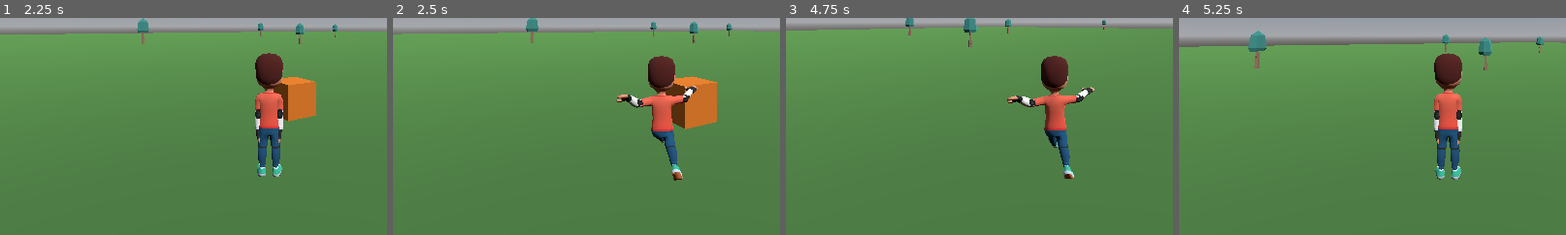
Above: before the commit, frames 1-4 (left to right).
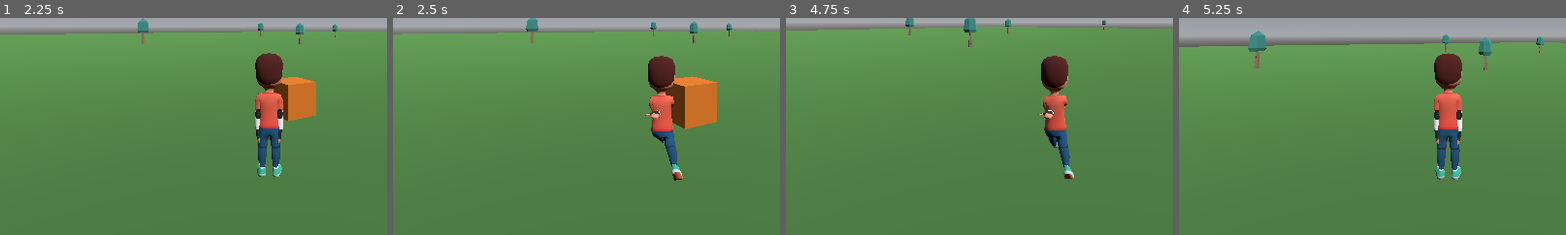
Above: after the commit, the same moments.

Repository: BigBang1010101010/game12
Game: Godot game, scene res://scenes/character_select.tscn
Two runs of this game, one before a commit and one after it. Both use one fixed random seed, a clock stepped at 60 frames per second and the inputs below.
Inputs (mouse positions are % of the whole screen's width and height, from its top left):
- Up to frame 1 (2.25 s): click "Personaje 1" at 0.5 s; tap Enter at 1.25 s; move the mouse to (55, 50) at 1.27 s; hold W (move_forward) from 1.28 s (still down); tap Space (jump) at 1.35, 1.52, 1.82 s; click (55, 50) at 1.42 s; move the mouse to (45, 50) at 2.02 s; tap E (interact) at 2.1 s
- Up to frame 2 (2.5 s): keep holding W (move_forward); tap Space (jump) at 2.27, 2.3 s
- Up to frame 3 (4.75 s): keep holding W (move_forward); tap Space (jump) at 2.57, 3.05, 3.6, 3.77, 4.07, 4.52, 4.55 s; tap E (interact) at 2.75 s; move the mouse to (52, 48) at 2.77 s; tap Shift at 2.85 s; move the mouse to (49, 52) at 3.52 s; click (49, 52) at 3.67 s; move the mouse to (57, 51) at 4.27 s; hold E (interact) from 4.28 s (still down)
- Up to frame 4 (5.25 s): keep holding W (move_forward); tap Space (jump) at 4.82 s; move the mouse to (42, 49) at 5.02 s; release E (interact) at 5.03 s; tap Shift at 5.1 s
The pictures show only the part of the screen within x 15-65%, y 50-100%; the shares and areas given below are measured in that part.

Frame 1 is identical in both runs. In frame 2, 0.7% of the frame differs, in the area x 57-79%, y 31-47%; in frame 3, 0.7%, in the area x 57-80%, y 31-47%; in frame 4, nothing differs.

Commit message:
Fix run's broken arm swing - the "when you move" part of the T-pose report
Your report ("cuando entras si se ve bien pero cuando te mueves no")
pinpointed exactly what the last fix missed: idle/jump were genuinely
fixed (confirmed, arms hang naturally at spawn and standing still), but
"run" was deliberately left untouched, on the assumption its own
keyframe data was fine since it has real motion (51-91 degrees, unlike
idle/jump's 1-8). Rendering it now (I couldn't check this earlier - see
below) shows that assumption was wrong: run's retargeted arms bent
sharply with hands raised near the head through most of the cycle, not
a natural running swing.

Root cause: the delta-quaternion retargeting formula only corrects for
source and target disagreeing on what "zero rotation" is - it does NOT
correct for them disagreeing on which axis a bone's local rotation
happens around. That mismatch is invisible at idle/jump's few-degree
motions (which is why the arms-down fix, built and verified the same
way, worked cleanly) but very visible at run's 50-90 degree swings.

Fix: for run's arm-chain bones specifically, resample the source clip's
own posed arm/forearm/hand positions across the whole cycle - using
Godot's normal scene-tree FK via the source's own embedded
AnimationPlayer, so no hand-rolled forward-kinematics was needed - and
at each sample, compute the target rotation that makes the target bone
point the same real-world direction the source bone is actually
pointing at that moment (same world-direction-matching technique as the
arms-down fix, just resampled continuously instead of held static).
This works with real 3D positions in a shared world frame instead of
comparing raw quaternions between the two rigs, so it's immune to the
axis-convention mismatch that broke the naive approach. Legs and torso
are untouched (checked visually - they already looked fine; the report
was specifically about arms).

I still can't reach the deployed URL to check pixel-for-pixel - this
environment's network proxy rejects both github.io and the Actions
artifact storage (blob.core.windows.net) with 403, which per the
proxy's own guidance is a policy boundary, not a certificate problem to
route around. So this is verified as before: numerically
(verify_animations.gd passes, run's arms now hold 58-63 degrees
instead of swinging into the 0-127 degree range that produced the bent-
up-to-the-head look) and visually, with real OpenGL rendering (Xvfb +
chrome-linux via Playwright was how I confirmed I could not reach the
live site; Xvfb + Godot's own opengl3 driver is how these screenshots
were taken) through the actual character_select -> main.tscn -> held
move_right flow, not synthetic animation seeks: the rendered result is
a normal-looking running stride, leg kicked back, arm swinging forward,
not the raised-arms pose from before this commit.

Diff:
--- a/scripts/character_rig.gd
+++ b/scripts/character_rig.gd
@@ -45,11 +45,12 @@
 	for i in skeleton.get_bone_count():
 		bone_names[skeleton.get_bone_name(i)] = true
 
-	var arm_pose_override := _compute_arms_down_reference(skeleton)
+	var static_arms_down := _compute_arms_down_reference(skeleton)
+	var run_arm_animated := _compute_run_arm_animated_reference(skeleton)
 
 	var library := AnimationLibrary.new()
 	for anim_name in ANIM_PATHS:
-		var override := arm_pose_override if anim_name != "run" else {}
+		var override := run_arm_animated if anim_name == "run" else static_arms_down
 		var anim := _load_and_retarget(ANIM_PATHS[anim_name], bone_names, skeleton, override)
 		if anim:
 			library.add_animation(anim_name, anim)
@@ -70,10 +71,10 @@
 ## via skeleton.global_transform before comparing against any rest-pose
 ## direction vectors, which are already in that same local space.
 static func _compute_arms_down_reference(skeleton: Skeleton3D) -> Dictionary:
-	var result := {}
 	var world_to_skel: Basis = skeleton.global_transform.basis.inverse()
 	var target_dir: Vector3 = (world_to_skel * Vector3(0, -1, 0)).normalized()
 
+	var result := {}
 	for side in ARM_CHAIN_SIDES:
 		var arm_idx := skeleton.find_bone(side + "Arm")
 		var forearm_idx := skeleton.find_bone(side + "ForeArm")
@@ -84,26 +85,124 @@
 		var arm_rest: Transform3D = skeleton.get_bone_global_rest(arm_idx)
 		var forearm_rest: Transform3D = skeleton.get_bone_global_rest(forearm_idx)
 		var hand_rest: Transform3D = skeleton.get_bone_global_rest(hand_idx)
-
 		var arm_dir: Vector3 = (forearm_rest.origin - arm_rest.origin).normalized()
 		var forearm_dir: Vector3 = (hand_rest.origin - forearm_rest.origin).normalized()
 
-		var arm_correction: Quaternion = Quaternion(arm_dir, target_dir)
-		var arm_new_global: Quaternion = arm_correction * arm_rest.basis.get_rotation_quaternion()
-
-		var parent_idx := skeleton.get_bone_parent(arm_idx)
-		var parent_rot: Quaternion = skeleton.get_bone_global_rest(parent_idx).basis.get_rotation_quaternion()
-		result[side + "Arm"] = parent_rot.inverse() * arm_new_global
-
-		# Forearm aims at the same target (keeps the whole arm straight),
-		# converted to local relative to the upper arm's NEW corrected
-		# global rotation (not its rest) since that's its actual parent
-		# pose now.
-		var forearm_correction: Quaternion = Quaternion(forearm_dir, target_dir)
-		var forearm_new_global: Quaternion = forearm_correction * forearm_rest.basis.get_rotation_quaternion()
-		result[side + "ForeArm"] = arm_new_global.inverse() * forearm_new_global
+		var pose := _point_arm_at(skeleton, arm_idx, arm_rest, arm_dir, forearm_rest, forearm_dir, target_dir, target_dir)
+		result[side + "Arm"] = pose[0]
+		result[side + "ForeArm"] = pose[1]
 
 	return result
+
+## "run" is the one clip with real arm-swing data (measured directly from
+## its own raw keyframes: 51-91 degrees of genuine motion, vs. idle/jump's
+## 1-8 degrees), so unlike idle/jump it can't just hold a fixed pose - but
+## naively retargeting it with the plain delta-quaternion formula (see
+## _load_and_retarget) looked visibly wrong once actually rendered: elbows
+## bending up toward the head instead of a natural running arm swing, even
+## though the numeric rotation *magnitude* matched the source. The
+## quaternion delta only corrects for source and target disagreeing on
+## what "zero rotation" is - it does NOT correct for source and target
+## disagreeing on which axis a bone's local rotation happens around, and
+## that mismatch is invisible at idle/jump's few-degree motions but very
+## visible at run's 50-90 degree swings.
+##
+## Fix: resample the SOURCE's own posed arm/forearm/hand positions across
+## the whole cycle - letting Godot's normal scene-tree FK do the work via
+## the source clip's own embedded AnimationPlayer - and at each sample
+## point, use the same world-direction-matching technique as
+## _compute_arms_down_reference to compute what LOCAL target rotation
+## makes the target bone point the same real-world direction the source's
+## bone is *actually* pointing at that moment. This is immune to the
+## axis-convention mismatch because it never compares raw quaternions
+## between the two rigs - only 3D positions, in a shared world frame.
+static func _compute_run_arm_animated_reference(skeleton: Skeleton3D) -> Dictionary:
+	var packed: PackedScene = load(ANIM_PATHS["run"])
+	var instance := packed.instantiate()
+	Engine.get_main_loop().root.add_child(instance)
+	var source_player := _find_animation_player(instance)
+	var source_anim := _find_real_animation(source_player)
+	var result := {}
+	if not source_anim:
+		instance.queue_free()
+		return result
+
+	var rest_dirs := {}
+	for side in ARM_CHAIN_SIDES:
+		var arm_idx := skeleton.find_bone(side + "Arm")
+		var forearm_idx := skeleton.find_bone(side + "ForeArm")
+		var hand_idx := skeleton.find_bone(side + "Hand")
+		if arm_idx < 0 or forearm_idx < 0 or hand_idx < 0:
+			continue
+		var arm_rest: Transform3D = skeleton.get_bone_global_rest(arm_idx)
+		var forearm_rest: Transform3D = skeleton.get_bone_global_rest(forearm_idx)
+		var hand_rest: Transform3D = skeleton.get_bone_global_rest(hand_idx)
+		rest_dirs[side] = {
+			"arm_idx": arm_idx, "arm_rest": arm_rest, "arm_dir": (forearm_rest.origin - arm_rest.origin).normalized(),
+			"forearm_rest": forearm_rest, "forearm_dir": (hand_rest.origin - forearm_rest.origin).normalized(),
+		}
+
+	# _point_arm_at expects both the "from" and "to" directions in the same
+	# space; arm_dir/forearm_dir above are skeleton-local (from
+	# get_bone_global_rest), so the source's world-space directions need
+	# the same world->skeleton-local conversion _compute_arms_down_reference
+	# uses.
+	var world_to_skel: Basis = skeleton.global_transform.basis.inverse()
+
+	var samples := 24
+	for side in ARM_CHAIN_SIDES:
+		result[side + "Arm"] = {"times": PackedFloat32Array(), "quats": []}
+		result[side + "ForeArm"] = {"times": PackedFloat32Array(), "quats": []}
+
+	for si in range(samples + 1):
+		var t: float = source_anim.length * float(si) / float(samples)
+		source_player.seek(t, true)
+
+		for side in ARM_CHAIN_SIDES:
+			var arm_node := instance.find_child(side + "Arm", true, false)
+			var forearm_node := instance.find_child(side + "ForeArm", true, false)
+			var hand_node := instance.find_child(side + "Hand", true, false)
+			if not arm_node or not forearm_node or not hand_node:
+				continue
+			var arm_world_dir: Vector3 = (forearm_node.global_transform.origin - arm_node.global_transform.origin).normalized()
+			var forearm_world_dir: Vector3 = (hand_node.global_transform.origin - forearm_node.global_transform.origin).normalized()
+			var arm_target: Vector3 = (world_to_skel * arm_world_dir).normalized()
+			var forearm_target: Vector3 = (world_to_skel * forearm_world_dir).normalized()
+
+			var rd: Dictionary = rest_dirs[side]
+			var pose := _point_arm_at(
+				skeleton, rd["arm_idx"], rd["arm_rest"], rd["arm_dir"], rd["forearm_rest"], rd["forearm_dir"],
+				arm_target, forearm_target
+			)
+			result[side + "Arm"]["times"].append(t)
+			result[side + "Arm"]["quats"].append(pose[0])
+			result[side + "ForeArm"]["times"].append(t)
+			result[side + "ForeArm"]["quats"].append(pose[1])
+
+	instance.queue_free()
+	return result
+
+## Shared math for both the static (arms-down) and animated (run) cases:
+## given the upper arm's and forearm's own rest-pose direction vectors
+## (skeleton-local space) and two TARGET directions to point them at
+## (already in skeleton-local space, or world space - see below), returns
+## [arm_local_rotation, forearm_local_rotation].
+static func _point_arm_at(
+	skeleton: Skeleton3D, arm_idx: int, arm_rest: Transform3D, arm_dir: Vector3,
+	forearm_rest: Transform3D, forearm_dir: Vector3, arm_target_dir: Vector3, forearm_target_dir: Vector3
+) -> Array:
+	var arm_correction: Quaternion = Quaternion(arm_dir, arm_target_dir)
+	var arm_new_global: Quaternion = arm_correction * arm_rest.basis.get_rotation_quaternion()
+
+	var parent_idx := skeleton.get_bone_parent(arm_idx)
+	var parent_rot: Quaternion = skeleton.get_bone_global_rest(parent_idx).basis.get_rotation_quaternion()
+	var arm_local: Quaternion = parent_rot.inverse() * arm_new_global
+
+	var forearm_correction: Quaternion = Quaternion(forearm_dir, forearm_target_dir)
+	var forearm_new_global: Quaternion = forearm_correction * forearm_rest.basis.get_rotation_quaternion()
+	var forearm_local: Quaternion = arm_new_global.inverse() * forearm_new_global
+
+	return [arm_local, forearm_local]
 
 ## Rotation tracks store each bone's ABSOLUTE local rotation (relative to its
 ## parent bone), not a delta. Copying that value verbatim only works if the
@@ -153,7 +252,17 @@
 			if bidx >= 0:
 				target_rest_rot = skeleton.get_bone_rest(bidx).basis.get_rotation_quaternion()
 
-		var held_pose: Variant = arm_pose_override.get(bone_name) if ttype == Animation.TYPE_ROTATION_3D else null
+		var override_value: Variant = arm_pose_override.get(bone_name) if ttype == Animation.TYPE_ROTATION_3D else null
+
+		if override_value is Dictionary:
+			# Animated override (run's arm chain): replace this track's
+			# keys entirely with the pre-sampled world-direction-matched
+			# ones, ignoring the source's own (axis-mismatched) keys.
+			var times: PackedFloat32Array = override_value["times"]
+			var quats: Array = override_value["quats"]
+			for i in range(times.size()):
+				out.rotation_track_insert_key(new_track, times[i], quats[i])
+			continue
 
 		for ki in source_anim.track_get_key_count(ti):
 			var t: float = source_anim.track_get_key_time(ti, ki)
@@ -163,8 +272,8 @@
 					out.position_track_insert_key(new_track, t, v)
 				Animation.TYPE_ROTATION_3D:
 					var retargeted: Quaternion
-					if held_pose != null:
-						retargeted = held_pose
+					if override_value != null:
+						retargeted = override_value
 					else:
 						var delta: Quaternion = source_rest_rot.inverse() * v
 						retargeted = target_rest_rot * delta
